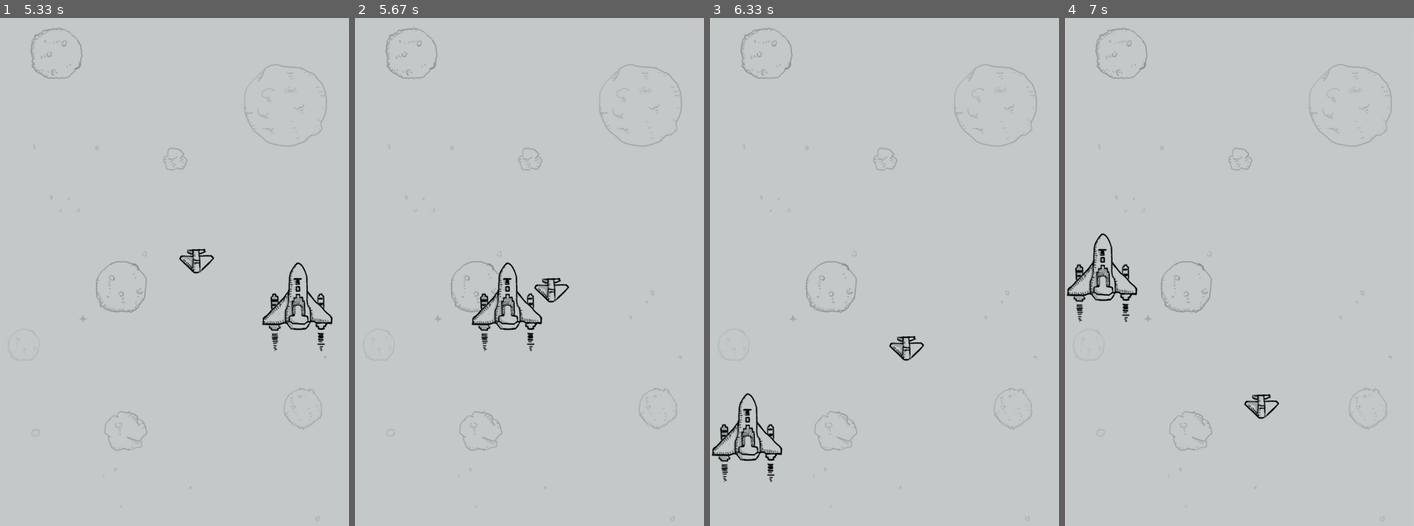
Above: before the commit, frames 1-4 (left to right).
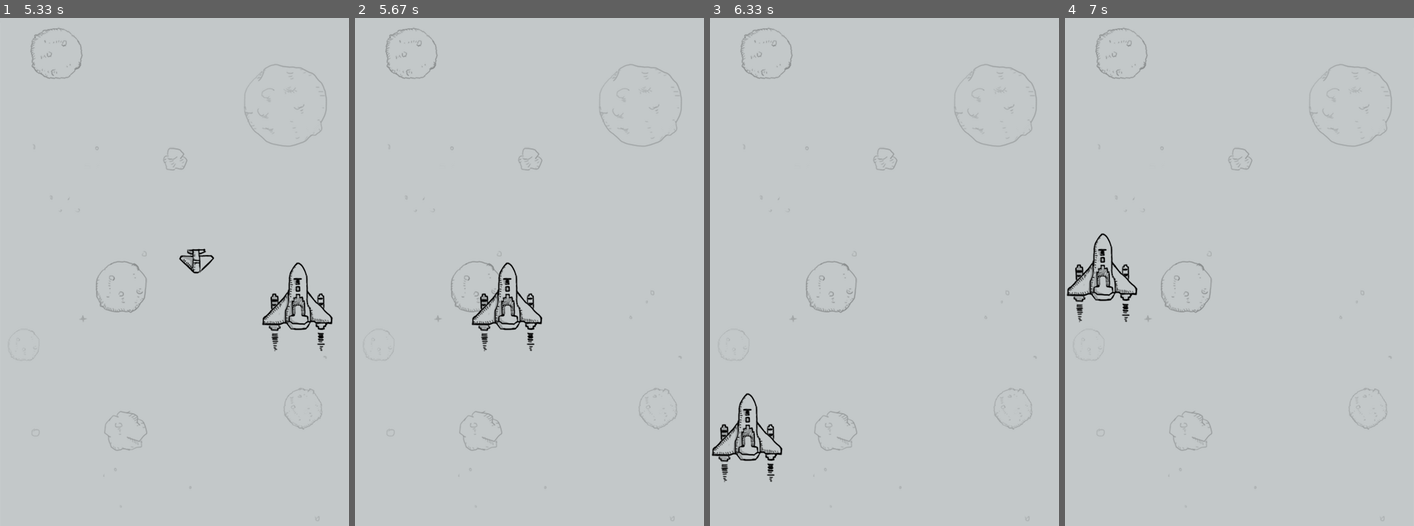
Above: after the commit, the same moments.

Repository: Joey-Hu/pythonbasic
Game: pygame game, started from 100day/train_project/pygame/main.py
Two runs of this game, one before a commit and one after it. Both use one fixed random seed, a clock stepped at 60 frames per second and the inputs below.
Inputs:
- Up to frame 1 (5.33 s): tap W at 0.33 s; hold Left 0.67-1.2 s; hold Down 1.23-1.53 s; hold Up 2-2.37 s; hold Right 2.4-3.03 s; hold Down 3.07-3.43 s; hold Left 3.47-3.93 s; hold Right 3.97-4.43 s; hold Up 4.47-4.77 s; hold Right 4.8-5.27 s; hold Left from 5.3 s (still down)
- Up to frame 2 (5.67 s): keep holding Left
- Up to frame 3 (6.33 s): release Left at 5.83 s; hold Down 5.87-6.17 s; hold Left from 6.2 s (still down)
- Up to frame 4 (7 s): release Left at 6.6 s; hold Up from 6.63 s (still down)

Frame 1 is identical in both runs. In frame 2, 0.2% of the frame differs, in the area x 51-62%, y 51-57%; in frame 3, 0.2%; in frame 4, 0.2%.

Commit message:
碰撞检测

Diff:
--- a/100day/train_project/pygame/enemies.py
+++ b/100day/train_project/pygame/enemies.py
@@ -17,9 +17,24 @@
         pygame.sprite.Sprite.__init__(self)
 
         self.image = pygame.image.load("./images/enemy1.png").convert_alpha()
+
+        self.destroy_image = []
+        self.destroy_image.extend([\
+            pygame.image.load("./images/enemy1_down1.png"), \
+            pygame.image.load("./images/enemy1_down2.png"), \
+            pygame.image.load("./images/enemy1_down3.png"), \
+            pygame.image.load("./images/enemy1_down4.png"), \
+            ])
+
         self.rect = self.image.get_rect()
         self.width, self.height = bg_size[0], bg_size[1]
         self.speed = 2
+
+        self.active = True
+
+        # 返回图片非透明部分，用于碰撞检测
+        self.mask = pygame.mask.from_surface(self.image)
+
         # 随机在-5个高度到0的位置生成敌机
         self.rect.left, self.rect.top = \
             randint(0, self.width - self.rect.width), \
@@ -32,6 +47,7 @@
             self.reset()
 
     def reset(self):
+        self.active = True
         self.rect.left, self.rect.top = \
             randint(0, self.width - self.rect.width), \
             randint(-5 * self.height, 0)
@@ -42,9 +58,24 @@
         pygame.sprite.Sprite.__init__(self)
 
         self.image = pygame.image.load("./images/enemy2.png").convert_alpha()
+
+        self.destroy_image = []
+        self.destroy_image.extend([\
+            pygame.image.load("./images/enemy2_down1.png"), \
+            pygame.image.load("./images/enemy2_down2.png"), \
+            pygame.image.load("./images/enemy2_down3.png"), \
+            pygame.image.load("./images/enemy2_down4.png"), \
+            ])
+
         self.rect = self.image.get_rect()
         self.width, self.height = bg_size[0], bg_size[1]
         self.speed = 1
+
+        self.active = True
+
+        # 返回图片非透明部分，用于碰撞检测
+        self.mask = pygame.mask.from_surface(self.image)
+
         self.rect.left, self.rect.top = \
             randint(0, self.width - self.rect.width), \
             randint(-10 * self.height, -self.height)
@@ -56,6 +87,7 @@
             self.reset()
 
     def reset(self):
+        self.active = True
         self.rect.left, self.rect.top = \
             randint(0, self.width - self.rect.width), \
             randint(-10 * self.height, -self.height)
@@ -69,12 +101,28 @@
         self.image1 = pygame.image.load("./images/enemy3_n1.png").convert_alpha()
         self.image2 = pygame.image.load("./images/enemy3_n2.png").convert_alpha()
 
+        self.destroy_image = []
+        self.destroy_image.extend([ \
+            pygame.image.load("./images/enemy3_down1.png"), \
+            pygame.image.load("./images/enemy3_down2.png"), \
+            pygame.image.load("./images/enemy3_down3.png"), \
+            pygame.image.load("./images/enemy3_down4.png"), \
+            pygame.image.load("./images/enemy3_down5.png"), \
+            pygame.image.load("./images/enemy3_down6.png"), \
+            ])
+
         self.rect = self.image1.get_rect()
         self.width, self.height = bg_size[0], bg_size[1]
         self.speed = 1
+
+        self.active = True
+
+        # 返回图片非透明部分，用于碰撞检测
+        self.mask = pygame.mask.from_surface(self.image1)
+
         self.rect.left, self.rect.top = \
             randint(0, self.width - self.rect.width), \
-            randint(-10 * self.height, -self.height)
+            randint(-13 * self.height, -5 * self.height)
 
     def move(self):
         if self.rect.bottom < self.height:
@@ -83,6 +131,7 @@
             self.reset()
 
     def reset(self):
+        self.active = True
         self.rect.left, self.rect.top = \
             randint(0, self.width - self.rect.width), \
             randint(-13 * self.height, -5 * self.height)
--- a/100day/train_project/pygame/main.py
+++ b/100day/train_project/pygame/main.py
@@ -45,18 +45,21 @@
 me_down_sound = pygame.mixer.Sound("sound/me_down.wav")
 me_down_sound.set_volume(0.2)
 
+
 def add_small_enemies(group1, group2, num):
     for i in range(num):
         e1 = enemies.SmallEnemy(bg_size)
         group1.add(e1)
         group2.add(e1)
 
+
 def add_mid_enemies(group1, group2, num):
     for i in range(num):
         e1 = enemies.MidEnemy(bg_size)
         group1.add(e1)
         group2.add(e1)
 
+
 def add_big_enemies(group1, group2, num):
     for i in range(num):
         e1 = enemies.BigEnemy(bg_size)
@@ -75,7 +78,7 @@
     enemies = pygame.sprite.Group()
     # 生成敌方小飞机
     mid_enemies = pygame.sprite.Group()
-    add_mid_enemies(mid_enemies, enemies, 15)
+    add_mid_enemies(mid_enemies, enemies, 25)
 
     # 生成敌方中飞机
     small_enemies = pygame.sprite.Group()
@@ -83,11 +86,17 @@
 
     # 生成敌方大飞机
     big_enemies = pygame.sprite.Group()
-    add_big_enemies(big_enemies, enemies, 1)
+    add_big_enemies(big_enemies, enemies, 3)
 
 
     # an object to track time
     clock = pygame.time.Clock()
+
+    # 飞机爆炸索引
+    e1_destroy_index = 0
+    e2_destroy_index = 0
+    e3_destroy_index = 0
+    me_destroy_index = 0
 
     # 用于切换图片
     switch_image = True
@@ -118,32 +127,81 @@
 
         # 绘制大型敌机(是大型敌机在最里面，小飞机在最外面)
         for each in big_enemies:
-            each.move()
-            if switch_image:
-                screen.blit(each.image1, each.rect)
-            else:
-                screen.blit(each.image2, each.rect)
-        # 即将出现在画面中，播放音效
-        if each.rect.bottom > -50:
-            enemy3_fly_sound.play()
+            if each.active:
+                each.move()
+                if switch_image:
+                    screen.blit(each.image1, each.rect)
+                else:
+                    screen.blit(each.image2, each.rect)
+            # 即将出现在画面中，播放音效
+                if each.rect.bottom == -50:
+                    enemy3_fly_sound.play(-1)
+            else:
+                # 毁灭
+                if not (delay % 3):
+                    if e3_destroy_index == 0:
+                        enemy3_down_sound.play()
+                    screen.blit(each.destroy_image[e3_destroy_index], each.rect)
+                    e3_destroy_index = (e3_destroy_index+1) % 6
+                    if e3_destroy_index == 0:
+                        enemy3_down_sound.stop()
+                        each.reset()
+
 
         # 绘制中型敌机
         for each in mid_enemies:
-            each.move()
-            screen.blit(each.image, each.rect)
+            if each.active:
+                each.move()
+                screen.blit(each.image, each.rect)
+            else:
+                # 毁灭
+                if not(delay % 3):
+                    if e2_destroy_index == 0:
+                        enemy2_down_sound.play()
+                    screen.blit(each.destroy_image[e2_destroy_index], each.rect)
+                    e2_destroy_index = (e2_destroy_index+1) % 4
+                    if e2_destroy_index == 0:
+                        each.reset()
 
         # 绘制小型敌机
         for each in small_enemies:
-            each.move()
-            screen.blit(each.image, each.rect)
-
+            if each.active:
+                each.move()
+                screen.blit(each.image, each.rect)
+            else:
+                # 毁灭
+                if not (delay % 3):
+                    if e1_destroy_index == 0:
+                        enemy1_down_sound.play()
+                    screen.blit(each.destroy_image[e1_destroy_index], each.rect)
+                    e1_destroy_index = (e1_destroy_index + 1) % 4
+                    if e1_destroy_index == 0:
+                        each.reset()
+
+        # 检测我方飞机是否碰撞
+        enemy_down = pygame.sprite.spritecollide(me, enemies, False, pygame.sprite.collide_mask)
+        if enemy_down:
+            # me.active = False
+            for e in enemy_down:
+                e.active = False
 
         # 绘制我方飞机
-
-        if switch_image:
-            screen.blit(me.image1, me.rect)
+        if me.active:
+            if switch_image:
+                screen.blit(me.image1, me.rect)
+            else:
+                screen.blit(me.image2, me.rect)
         else:
-            screen.blit(me.image2, me.rect)
+            # 毁灭
+            if not(delay % 3):
+                if me_destroy_index == 0:
+                    me_down_sound.play()
+                screen.blit(me.destroy_image[me_destroy_index], me.rect)
+                me_destroy_index = (me_destroy_index+1) % 4
+                if me_destroy_index == 0:
+                    # 游戏结束
+                    print("GAME OVER!")
+                    running = False
 
         # 在循环内不断切换,5帧切换一次
         if not(delay % 5):
--- a/100day/train_project/pygame/myplane.py
+++ b/100day/train_project/pygame/myplane.py
@@ -23,6 +23,14 @@
         self.image1 = pygame.image.load("./images/me1.png").convert_alpha()
         self.image2 = pygame.image.load("./images/me2.png").convert_alpha()
 
+        self.destroy_image = []
+        self.destroy_image.extend([\
+            pygame.image.load("./images/me_destroy_1.png").convert_alpha(), \
+            pygame.image.load("./images/me_destroy_2.png").convert_alpha(), \
+            pygame.image.load("./images/me_destroy_3.png").convert_alpha(), \
+            pygame.image.load("./images/me_destroy_4.png").convert_alpha()
+        ])
+
         self.rect = self.image1.get_rect()
         # 规定游戏区域边界就是背景图片的宽高
         self.width, self.height = bg_size[0], bg_size[1]
@@ -32,6 +40,11 @@
             self.height - self.rect.height -60
         # 规定飞机的速度，按键按一下移动10格
         self.speed = 10
+
+        self.active = True
+
+        # 返回图片非透明部分，用于碰撞检测
+        self.mask = pygame.mask.from_surface(self.image1)
 
     def moveUp(self):
         # 判断是否越界
